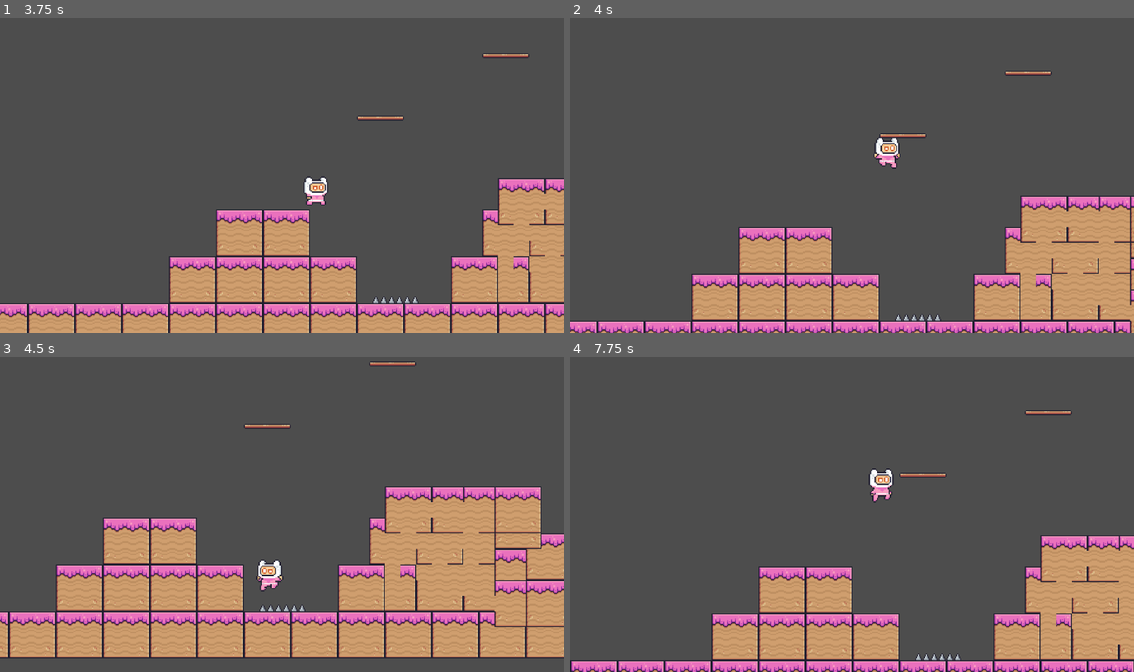
Above: before the commit, frames 1-4 (two rows, left to right).
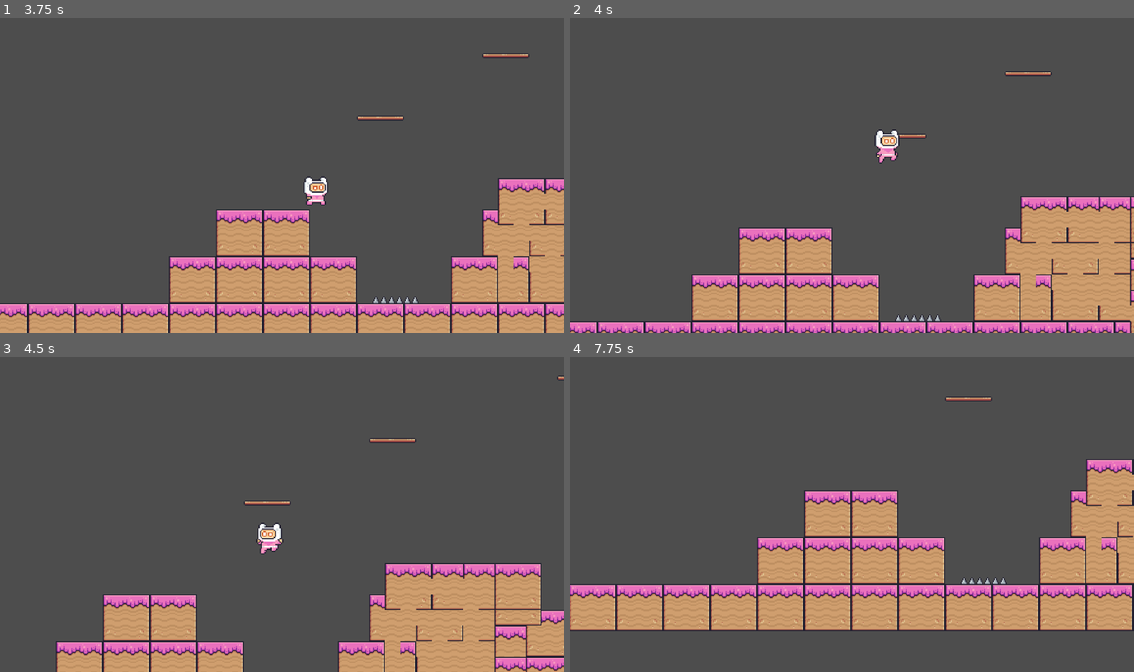
Above: after the commit, the same moments.

Repository: ammarsetiawan/SKYBOUND
Game: Godot game, scene res://scene/level_2.tscn
Same seed, same stepped clock (60 frames per second), same inputs: the game is played once before the commit and once after it. This scene is started directly instead of the project's main scene.
Inputs:
- Up to frame 1 (3.75 s): tap Enter (ui_accept) at 0.5, 0.77, 1.52, 3.02 s; hold Right (ui_right) 0.53-2.03 s; hold Left (ui_left) 2.03-2.78 s; hold Right (ui_right) from 2.78 s (still down)
- Up to frame 2 (4 s): keep holding Right (ui_right); tap Enter (ui_accept) at 3.77 s
- Up to frame 3 (4.5 s): release Right (ui_right) at 4.28 s; hold Left (ui_left) from 4.28 s (still down)
- Up to frame 4 (7.75 s): tap Enter (ui_accept) at 4.52, 6.02, 6.77, 7.52 s; release Left (ui_left) at 5.03 s; hold Right (ui_right) 5.03-5.78 s; hold Left (ui_left) 5.78-7.28 s; hold Right (ui_right) from 7.28 s (still down)

Frame 1 is identical in both runs. In frame 2, 3.6% of the frame differs, in the area x 0-100%, y 16-100%; in frame 3, 34%, in the area x 0-100%, y 1-100%; in frame 4, 33%.

Commit message:
mar gua dah nambahin efek elim

Diff:
--- a/scene/level_2.tscn
+++ b/scene/level_2.tscn
@@ -47,10 +47,13 @@
 15:1/0 = 0
 17:1/0 = 0
 17:1/0/physics_layer_0/polygon_0/points = PackedVector2Array(-8, -8, 8, -8, 8, 0.71943474, 8, -3.2374563, -8, -2.877739)
+17:1/0/physics_layer_0/polygon_0/one_way = true
 18:1/0 = 0
 18:1/0/physics_layer_0/polygon_0/points = PackedVector2Array(-8, -8, 8, -8, 8, 0.71943474, 8, -3.2374563, -8, -2.877739)
+18:1/0/physics_layer_0/polygon_0/one_way = true
 19:1/0 = 0
 19:1/0/physics_layer_0/polygon_0/points = PackedVector2Array(-8, -8, 8, -8, 8, 0.71943474, 8, -3.2374563, -8, -2.877739)
+19:1/0/physics_layer_0/polygon_0/one_way = true
 0:2/0 = 0
 1:2/0 = 0
 2:2/0 = 0
@@ -181,7 +184,6 @@
 [sub_resource type="TileSetAtlasSource" id="TileSetAtlasSource_r5ltt"]
 texture = ExtResource("2_r5ltt")
 0:0/0 = 0
-0:0/0/physics_layer_0/polygon_0/points = PackedVector2Array(-8, -8, 8, -8, 8, 8, -8, 8)
 
 [sub_resource type="TileSet" id="TileSet_pm0i2"]
 physics_layer_0/collision_layer = 1
